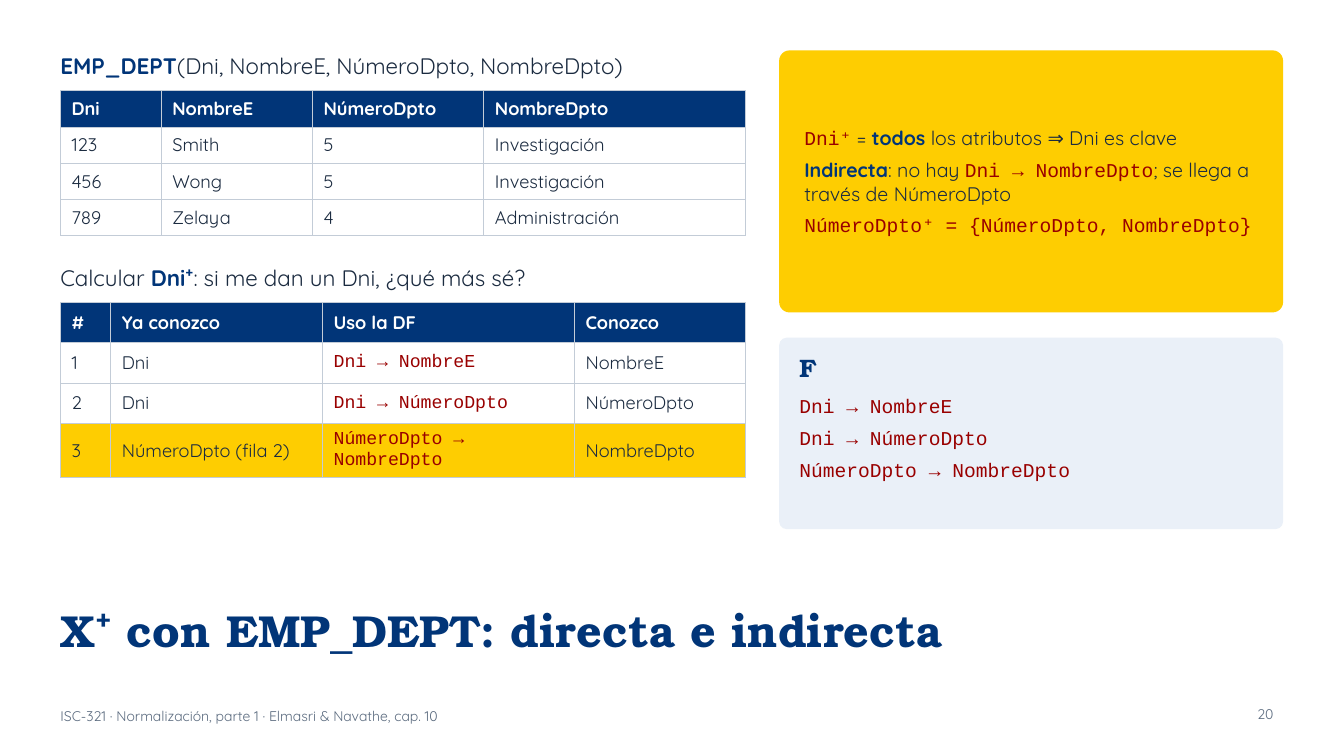
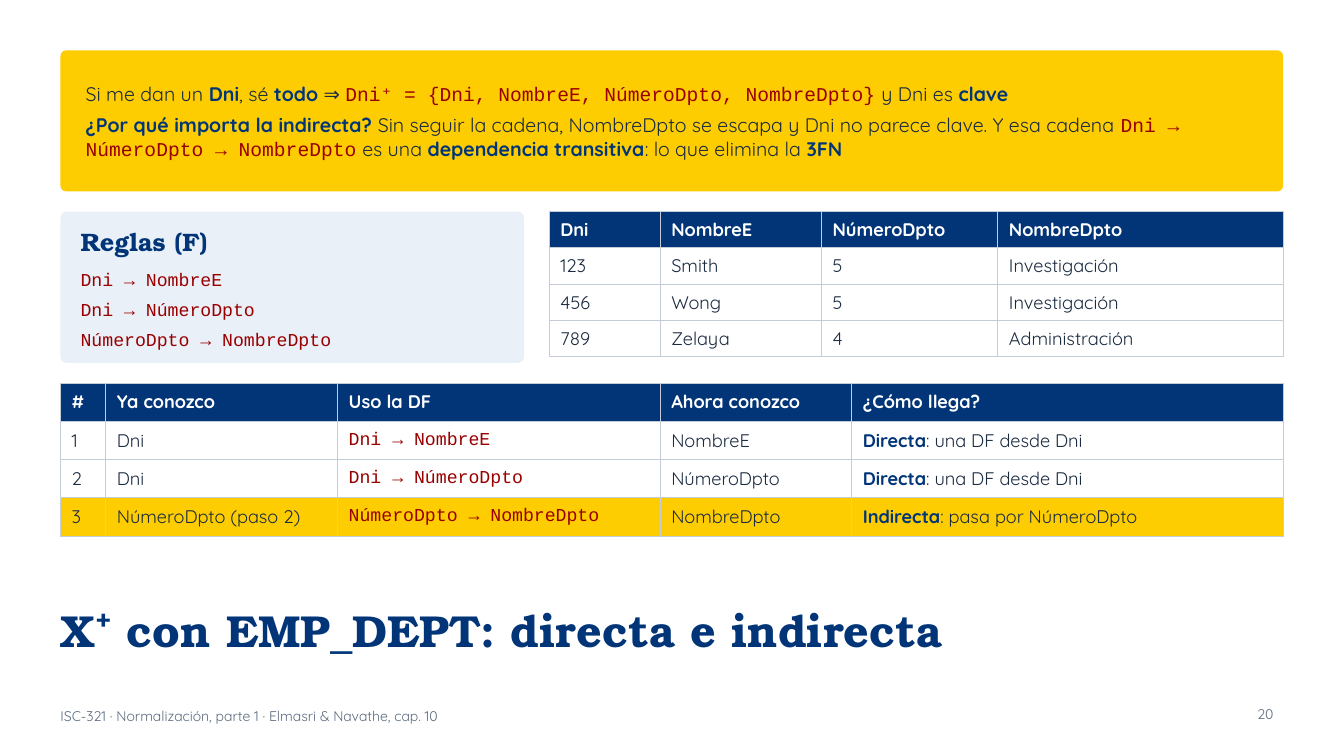
Before and after one commit to ISCODIGO/iscodigo.github.io, a slide deck: slide 20 of isc-321/unidad-3/normalizacion.pptx. Drawn at 1344x756 pixels with LibreOffice and Linux fonts; fonts in the diff are those of the drawing. Boxes give left, top, right and bottom in pixels: in the first picture for what was removed or moved away, otherwise in the second. Text is boxed around its words. In the diff, an @@ line names an element or a change of style, - is before the commit and + after.

```diff
--- a/isc-321/unidad-3/normalizacion.pptx
+++ b/isc-321/unidad-3/normalizacion.pptx
@@ text removed at <box>60,57,623,79</box> @@
-EMP_DEPT(Dni, NombreE, NúmeroDpto, NombreDpto)
@@ rounded rectangle added at <box>60,50,1284,192</box>, fill #FECD01 @@
@@ rounded rectangle removed at <box>779,50,1284,313</box> @@
@@ text added at <box>86,86,1156,160</box>, 14 pt, text #1B2B40 @@
+Si me dan un Dni, sé todo ⇒ Dni⁺ = {Dni, NombreE, NúmeroDpto, NombreDpto} y Dni es clave
+¿Por qué importa la indirecta? Sin seguir la cadena, NombreDpto se escapa y Dni no parece clave. Y esa cadena Dni → NúmeroDpto → NombreDpto es una dependencia transitiva: lo que elimina la 3FN
@@ text removed at <box>804,130,1251,236</box> @@
-Dni⁺ = todos los atributos ⇒ Dni es clave
-Indirecta: no hay Dni → NombreDpto; se llega a través de NúmeroDpto
-NúmeroDpto⁺ = {NúmeroDpto, NombreDpto}
@@ rounded rectangle: place and size @@
-rounded rectangle at <box>779,338,1284,529</box>
+rounded rectangle at <box>60,212,524,363</box>
@@ text at <box>81,232,207,258</box>: text changed @@
-F
+Reglas (F)
@@ text "Reglas (F)": place and size @@
-text "Reglas (F)" at <box>799,360,1070,481</box>
+text "Reglas (F)" at <box>81,232,222,286</box>
@@ table: place and size @@
-table at <box>60,91,746,236</box>
+table at <box>549,212,1284,357</box>
@@ text removed at <box>60,269,525,291</box> @@
-Calcular Dni⁺: si me dan un Dni, ¿qué más sé?
@@ text at <box>81,273,222,286</box>: size 14 to 13 pt in "Dni → NombreE", "Dni → NúmeroDpto", "NúmeroDpto → NombreDpto" @@
@@ table at <box>60,383,1284,536</box> @@
-column 2, row 4: NúmeroDpto (fila 2)
+column 2, row 4: NúmeroDpto (paso 2)
-column 4: Conozco | NombreE | NúmeroDpto | NombreDpto
+column 4: Ahora conozco | NombreE | NúmeroDpto | NombreDpto
+column 5: ¿Cómo llega? | Directa: una DF desde Dni | Directa: una DF desde Dni | Indirecta: pasa por NúmeroDpto
@@ table: place and size @@
-table at <box>60,302,746,473</box>
+table at <box>60,383,1284,536</box>
```
Also in this commit, not shown: 8 slides added, 1 other file.
